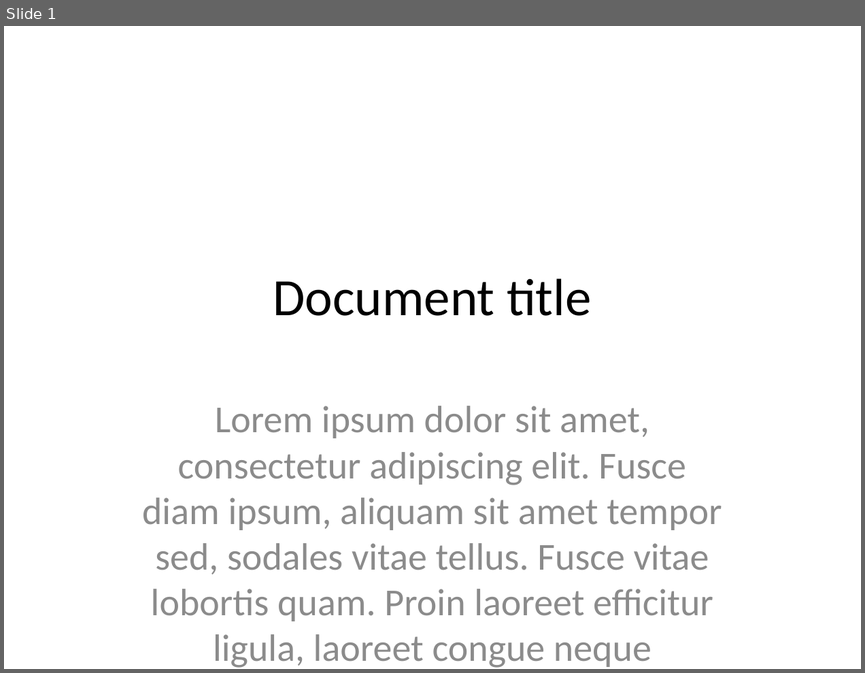
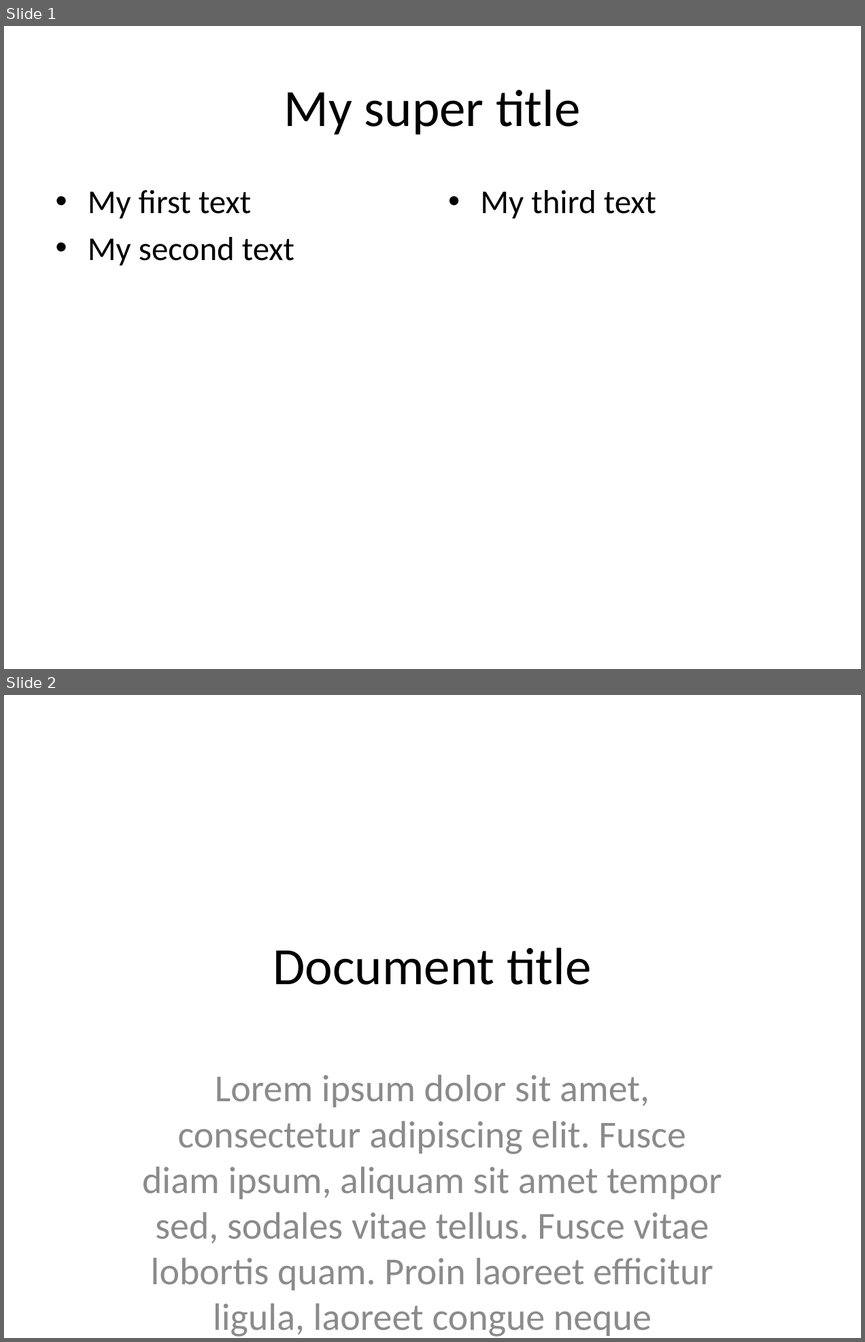
Before and after one commit to GremyTrullier/PFE-Text2Slide, a slide deck: python-pptx/testjson2.pptx. Shown one above the other, each under a label of ours: slide 1 before the commit, slides 1 and 2 after it. The pictures are 865x673 and 865x1342 pixels, drawn with LibreOffice and Linux fonts; fonts in the diff are those of the drawing. Boxes give left, top, right and bottom in pixels: in the first picture for what was removed or moved away, otherwise in the second. Text is boxed around its words. In the diff, an @@ line names an element or a change of style, - is before the commit and + after.

```diff
--- a/python-pptx/testjson2.pptx
+++ b/python-pptx/testjson2.pptx
@@ slide 1 added at (4,26,861,669), background #FFFFFF @@
@@ title added at (284,89,580,135), 44 pt, text #000000 @@
+My super title
@@ text added at (88,190,294,265), 28 pt, text #000000 @@
+• My first text
+• My second text
@@ text added at (480,190,656,218), 28 pt, text #000000 @@
+• My third text
@@ what was slide 1 is now slide 2 @@
```
Also in this commit, not shown: 3 slides changed, 3 other slides added, 13 other files.
